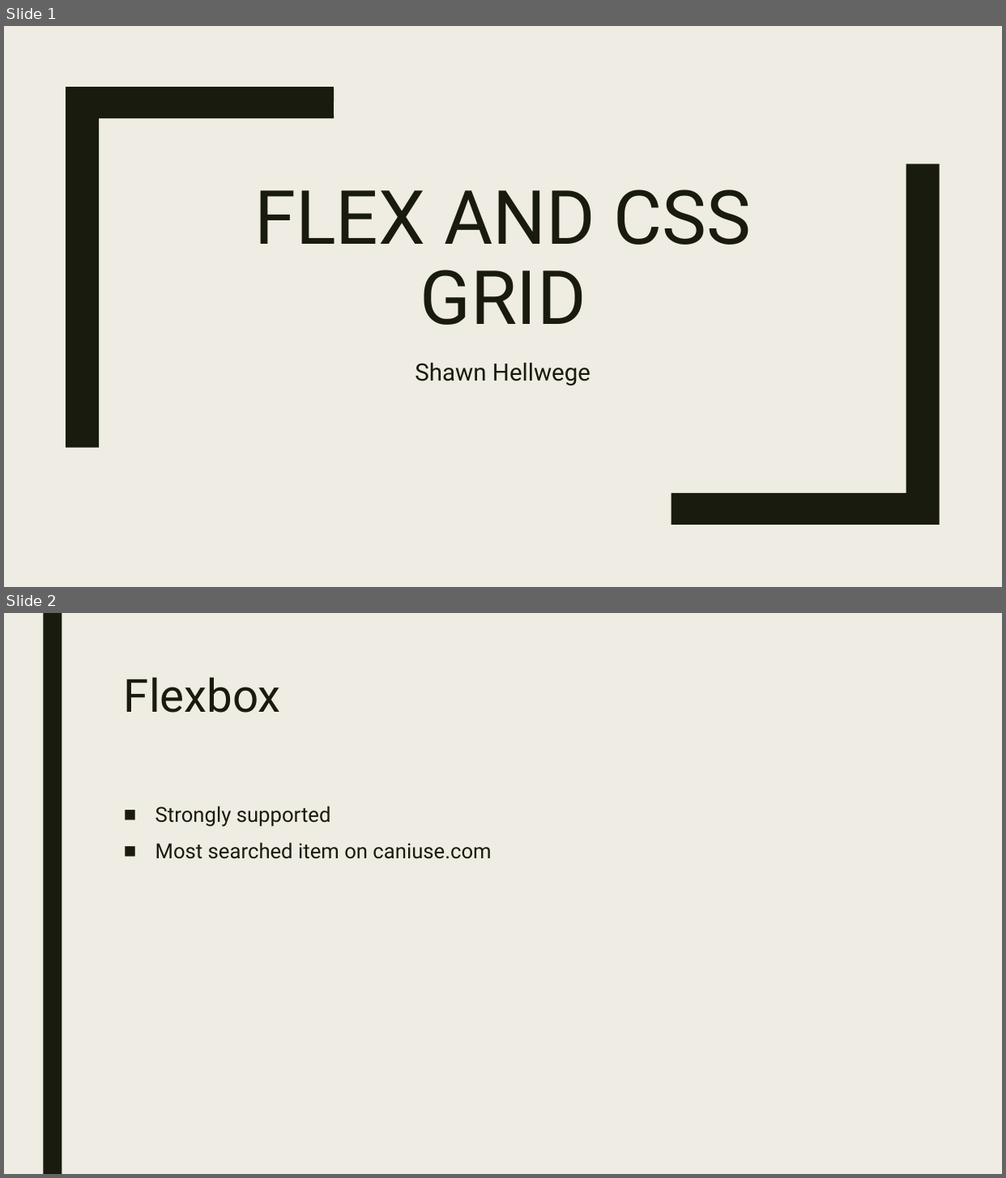
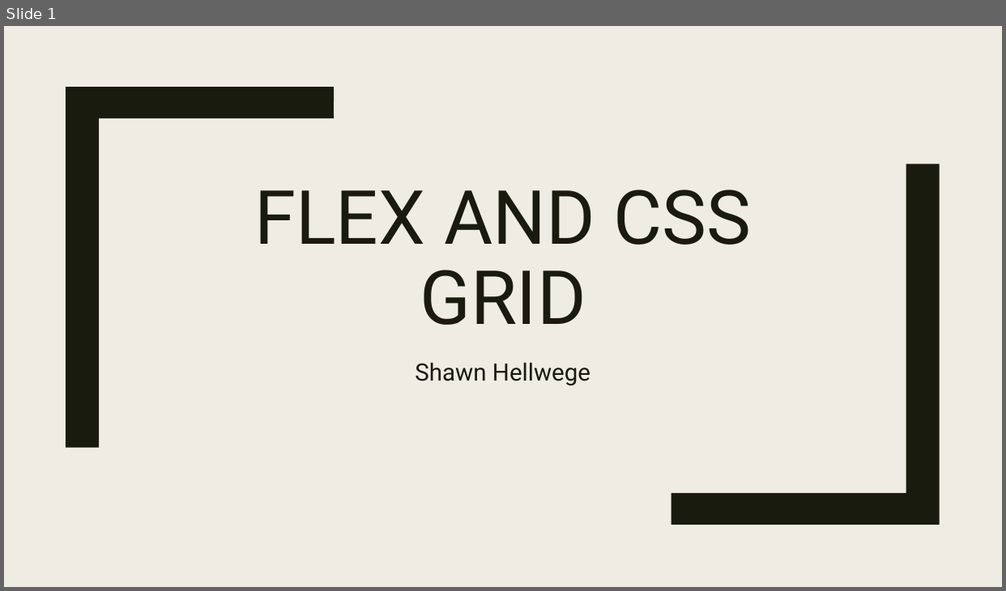
Before and after one commit to shellwe/Flexbox_Grid, a slide deck: Flexbox and Grid.pptx. Shown one above the other, each under a label of ours: slides 1 and 2 before the commit, slide 1 after it. The pictures are 1006x1178 and 1006x591 pixels, drawn with LibreOffice and Linux fonts; fonts in the diff are those of the drawing. Boxes give left, top, right and bottom in pixels: in the first picture for what was removed or moved away, otherwise in the second. Text is boxed around its words. In the diff, an @@ line names an element or a change of style, - is before the commit and + after.

```diff
--- a/Flexbox and Grid.pptx
+++ b/Flexbox and Grid.pptx
@@ slide 2 removed at (4,613,1002,1174), background #EFEDE3 @@
@@ rectangle removed at (43,613,62,1174) @@
@@ title removed at (124,677,281,713) @@
-Flexbox
@@ text removed at (155,806,491,859) @@
-■ Strongly supported
-■ Most searched item on caniuse.com
```
Also in this commit, not shown: 2 slides changed, 1 slide added, 1 other slide removed, 3 other files.
